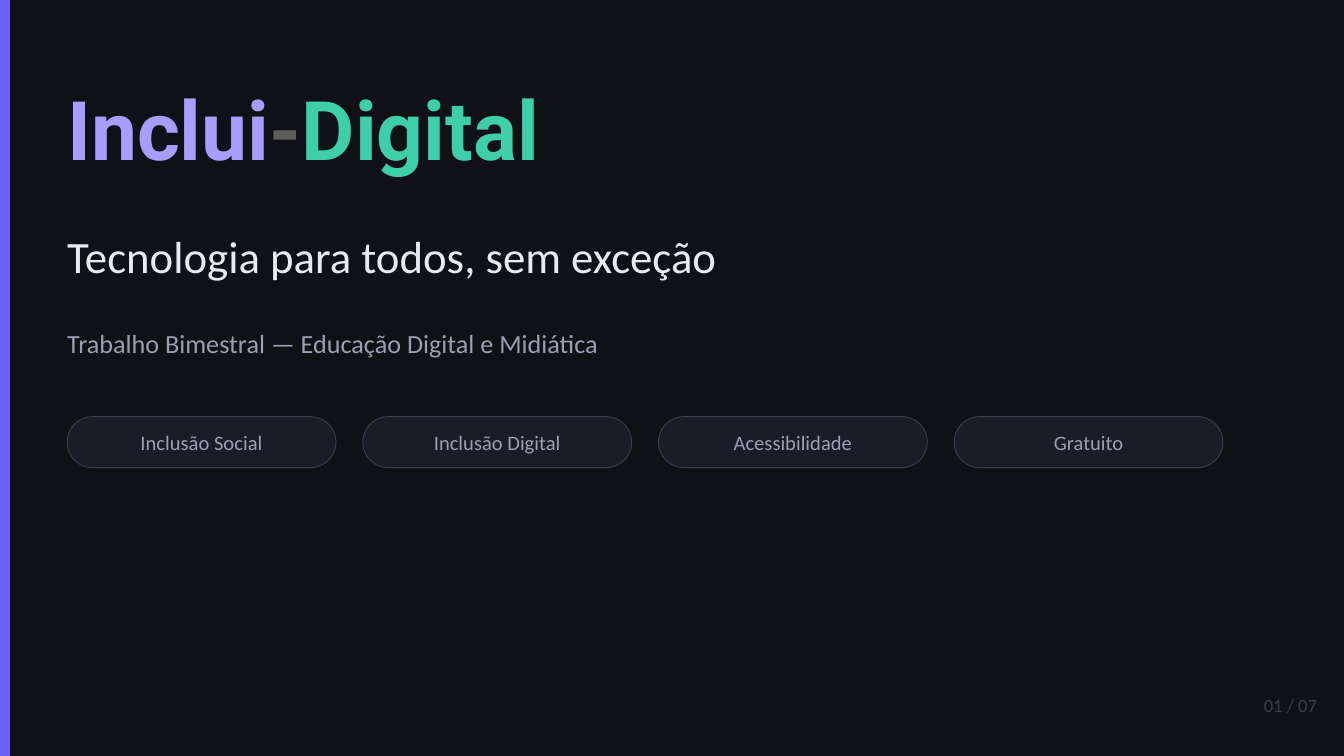
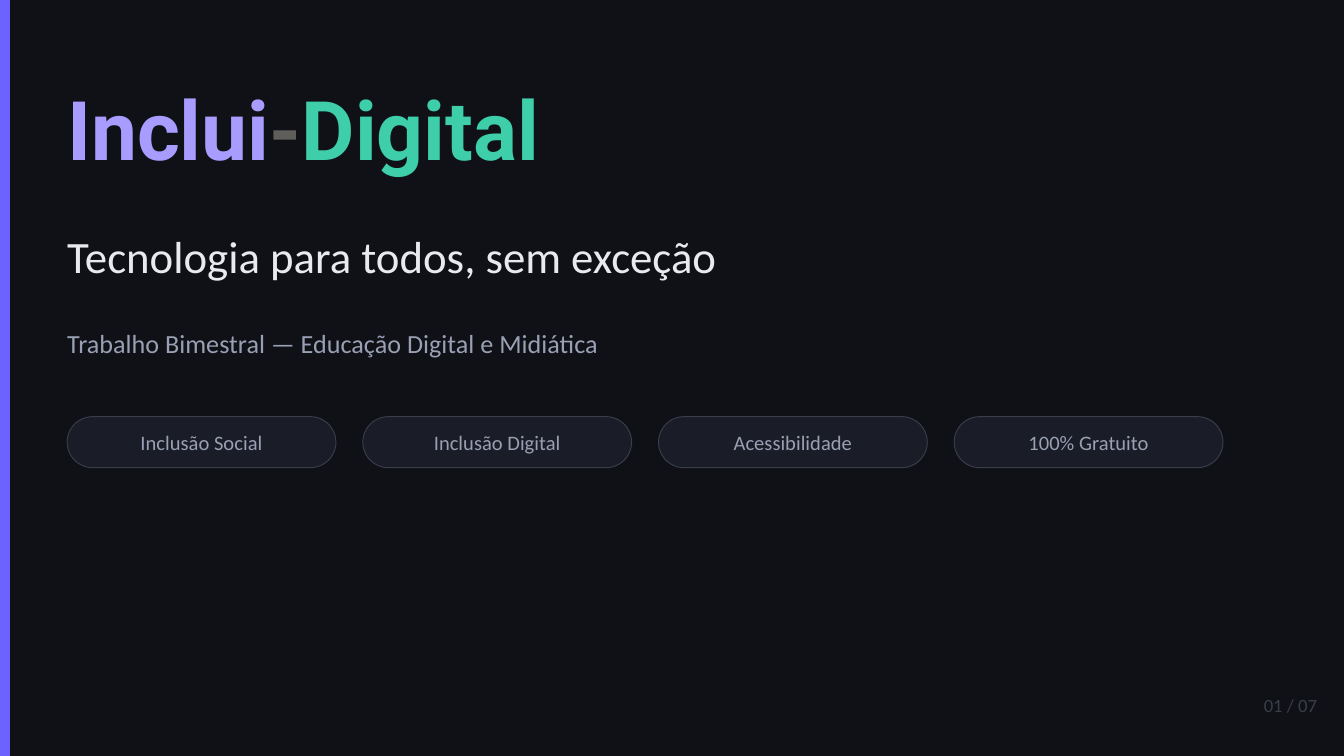
Before and after one commit to emanuelgdvf/emanuelgdvf03, a slide deck: slide 1 of Inclui-Digital.pptx. Drawn at 1344x756 pixels with LibreOffice and Linux fonts; fonts in the diff are those of the drawing. Boxes give left, top, right and bottom in pixels: in the first picture for what was removed or moved away, otherwise in the second. Text is boxed around its words. In the diff, an @@ line names an element or a change of style, - is before the commit and + after.

```diff
--- a/Inclui-Digital.pptx
+++ b/Inclui-Digital.pptx
@@ text at <box>1028,436,1148,450</box>: text changed @@
-Gratuito
+100% Gratuito
```
Also in this commit, not shown: 4 other slides changed, 2 other files.
